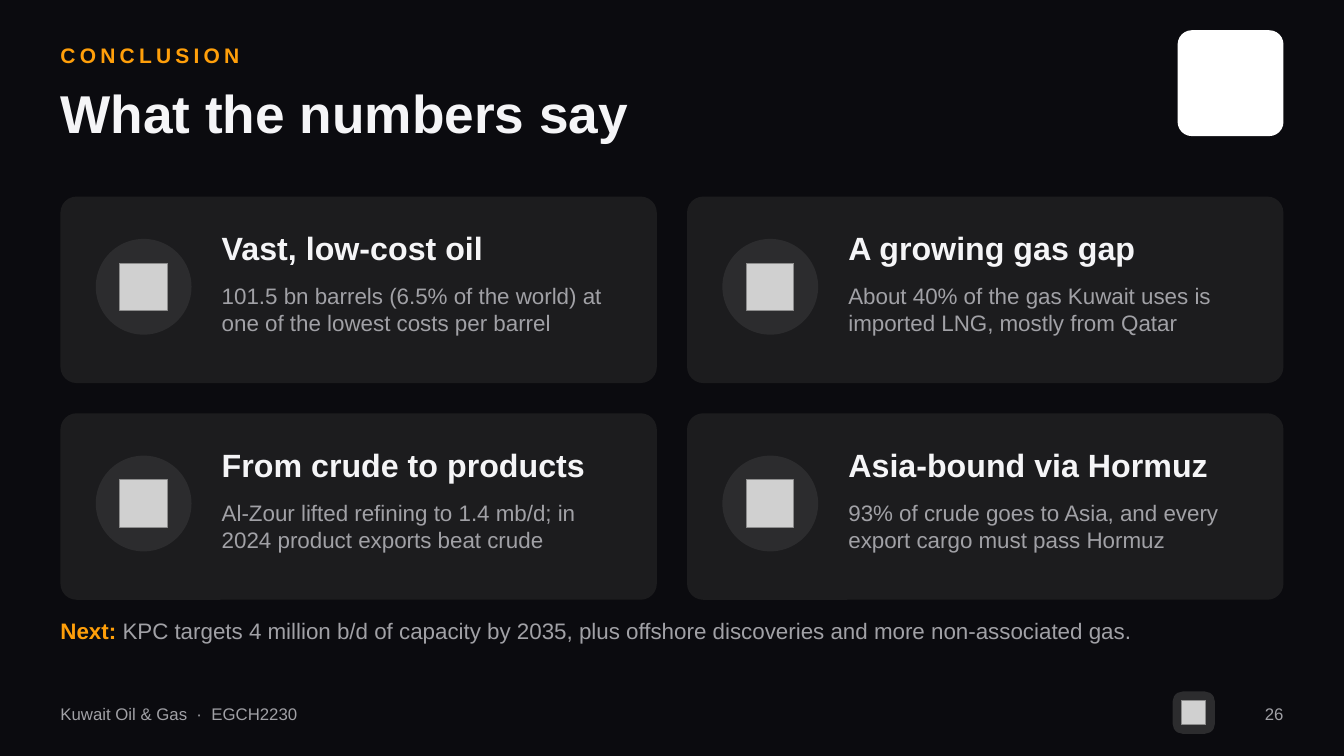
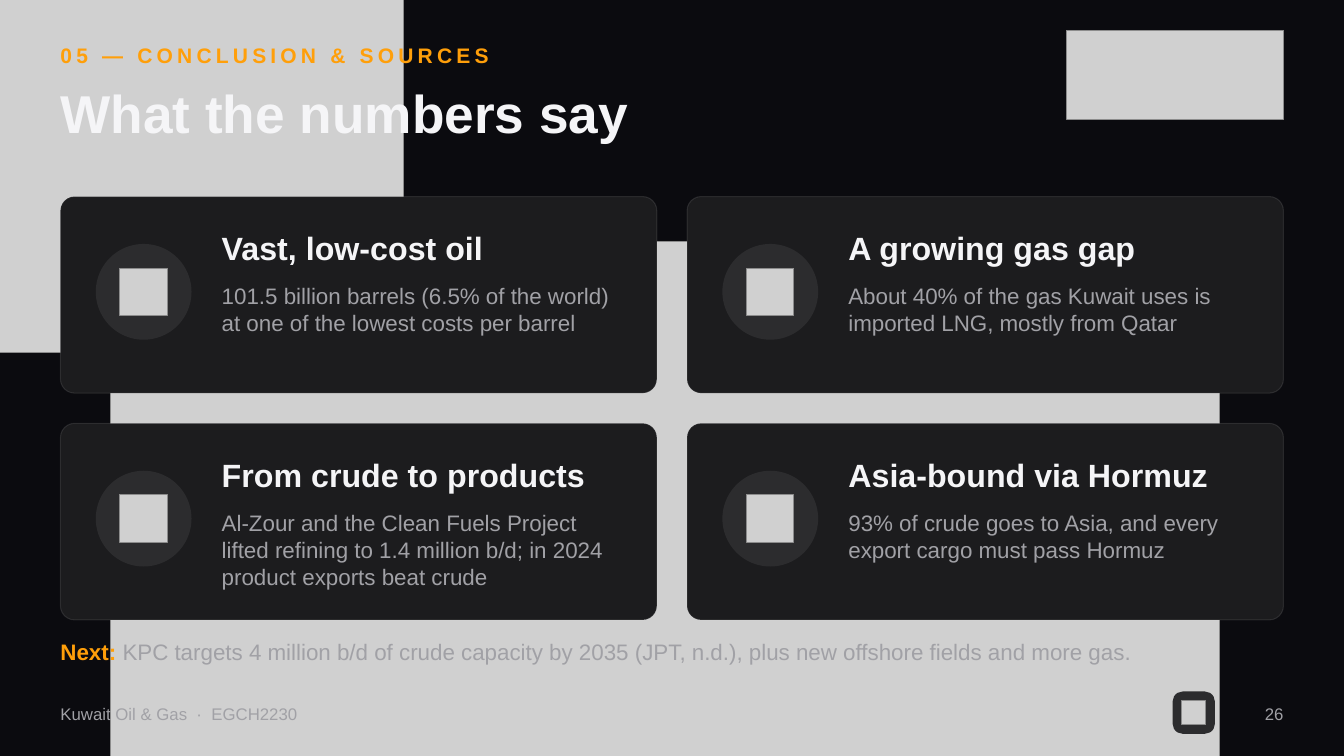
Before and after one commit to 0ceanmind/shahad-research, a slide deck: slide 31 of Kuwait_Oil_and_Gas_Presentation.pptx (slide 26 before the commit). Drawn at 1344x756 pixels with LibreOffice and Linux fonts; fonts in the diff are those of the drawing; grey boxes stand for pictures; background and template pictures are left out. Boxes give left, top, right and bottom in pixels: in the first picture for what was removed or moved away, otherwise in the second. Text is boxed around its words. In the diff, an @@ line names an element or a change of style, - is before the commit and + after.

```diff
--- a/Kuwait_Oil_and_Gas_Presentation.pptx
+++ b/Kuwait_Oil_and_Gas_Presentation.pptx
@@ picture added at [0,0,403,353] @@
@@ text at [60,46,489,67]: text changed @@
-CONCLUSION
+05 — CONCLUSION & SOURCES
@@ picture added at [1067,30,1284,120] @@
@@ rounded rectangle removed at [1178,30,1284,136] @@
@@ title "What the numbers say" rewrapped from [60,94,628,144] to [60,86,628,145] @@
@@ rounded rectangle: place and size @@
-rounded rectangle at [60,197,657,383]
+rounded rectangle at [60,197,657,393]
@@ rounded rectangle: place and size @@
-rounded rectangle at [688,197,1285,383]
+rounded rectangle at [688,197,1285,393]
@@ picture added at [111,242,1220,756] @@
@@ 2 pictures, 2 ellipses: place and size @@
-2 pictures, 2 ellipses at [96,239,819,335]
+2 pictures, 2 ellipses at [96,244,819,340]
@@ text at [222,288,609,336]: text changed @@
-101.5 bn barrels (6.5% of the world) at one of the lowest costs per barrel
+101.5 billion barrels (6.5% of the world) at one of the lowest costs per barrel
@@ rounded rectangle: place and size @@
-rounded rectangle at [60,413,657,600]
+rounded rectangle at [60,423,657,620]
@@ outline none to #FFFFFF 0.75 pt; proportions changed in 4 elements at [688,197,1285,393], [60,197,657,393], [60,423,657,620], [688,423,1285,620] @@
@@ rounded rectangle: place and size @@
-rounded rectangle at [688,413,1285,600]
+rounded rectangle at [688,423,1285,620]
@@ 2 pictures, 2 ellipses: place and size @@
-2 pictures, 2 ellipses at [96,456,819,552]
+2 pictures, 2 ellipses at [96,471,819,567]
@@ 3 texts: place and size @@
-3 texts at [222,453,1219,553]
+3 texts at [222,463,1219,563]
@@ text at [222,515,603,590]: text changed @@
-Al-Zour lifted refining to 1.4 mb/d; in 2024 product exports beat crude
+Al-Zour and the Clean Fuels Project lifted refining to 1.4 million b/d; in 2024 product exports beat crude
@@ text at [60,642,1130,665]: text changed @@
-Next: KPC targets 4 million b/d of capacity by 2035, plus offshore discoveries and more non-associated gas.
+Next: KPC targets 4 million b/d of crude capacity by 2035 (JPT, n.d.), plus new offshore fields and more gas.
@@ text removed at [60,708,297,720] @@
-Kuwait Oil & Gas · EGCH2230
@@ text added at [60,708,297,720], 12 pt, text #A1A1A6 @@
+Kuwait Oil & Gas · EGCH2230
```
Also in this commit, not shown: 27 other slides changed, 5 slides added, 12 other files.
